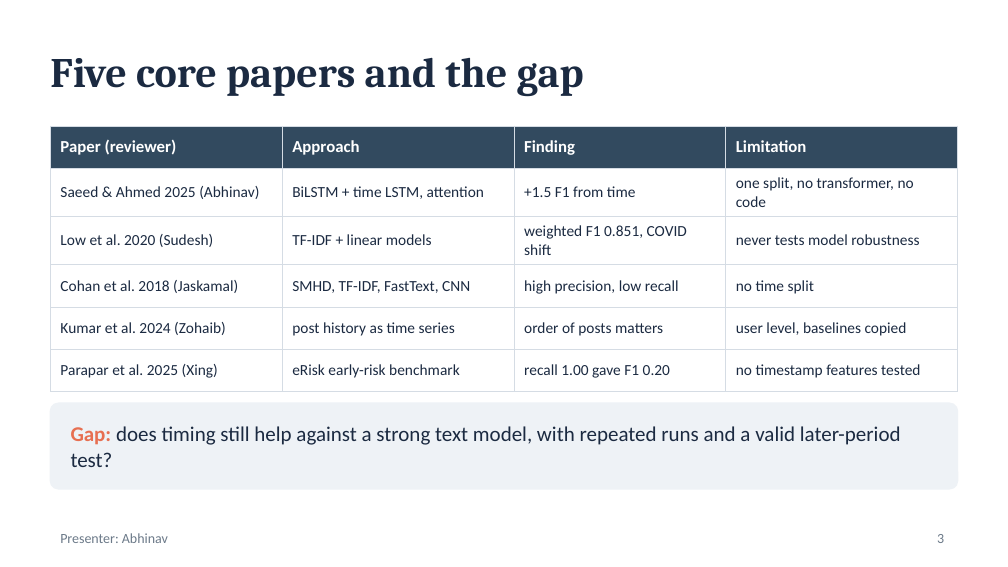
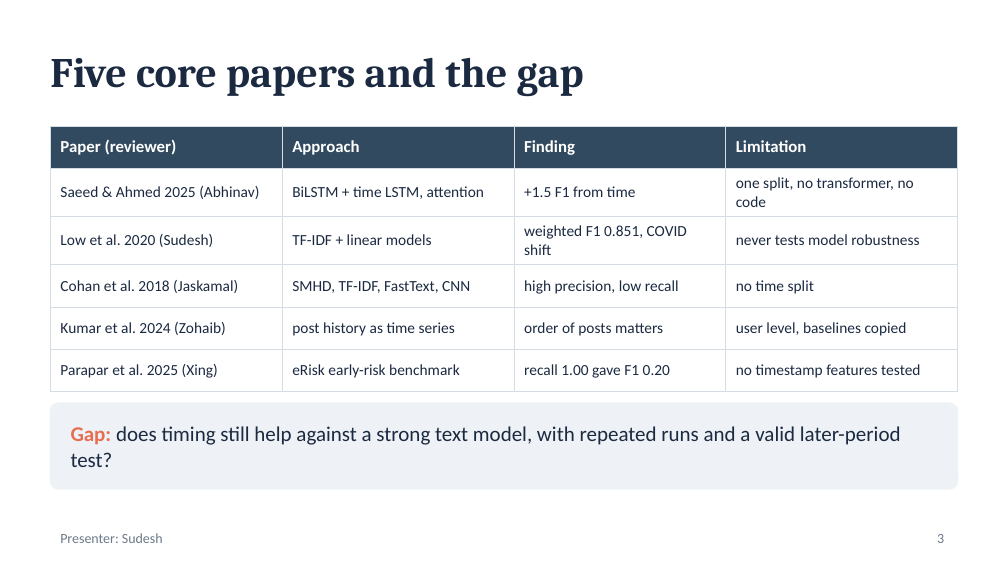
Before and after one commit to Abhinavxox/reddit-mental-health-timing, a slide deck: slide 3 of slides/Phase1_Timing_Matters.pptx. Drawn at 1008x567 pixels with LibreOffice and Linux fonts; fonts in the diff are those of the drawing. Boxes give left, top, right and bottom in pixels: in the first picture for what was removed or moved away, otherwise in the second. Text is boxed around its words. In the diff, an @@ line names an element or a change of style, - is before the commit and + after.

```diff
--- a/slides/Phase1_Timing_Matters.pptx
+++ b/slides/Phase1_Timing_Matters.pptx
@@ text at (60, 533, 163, 543): text changed @@
-Presenter: Abhinav
+Presenter: Sudesh
```
Also in this commit, not shown: 12 other slides changed, 4 other files.
